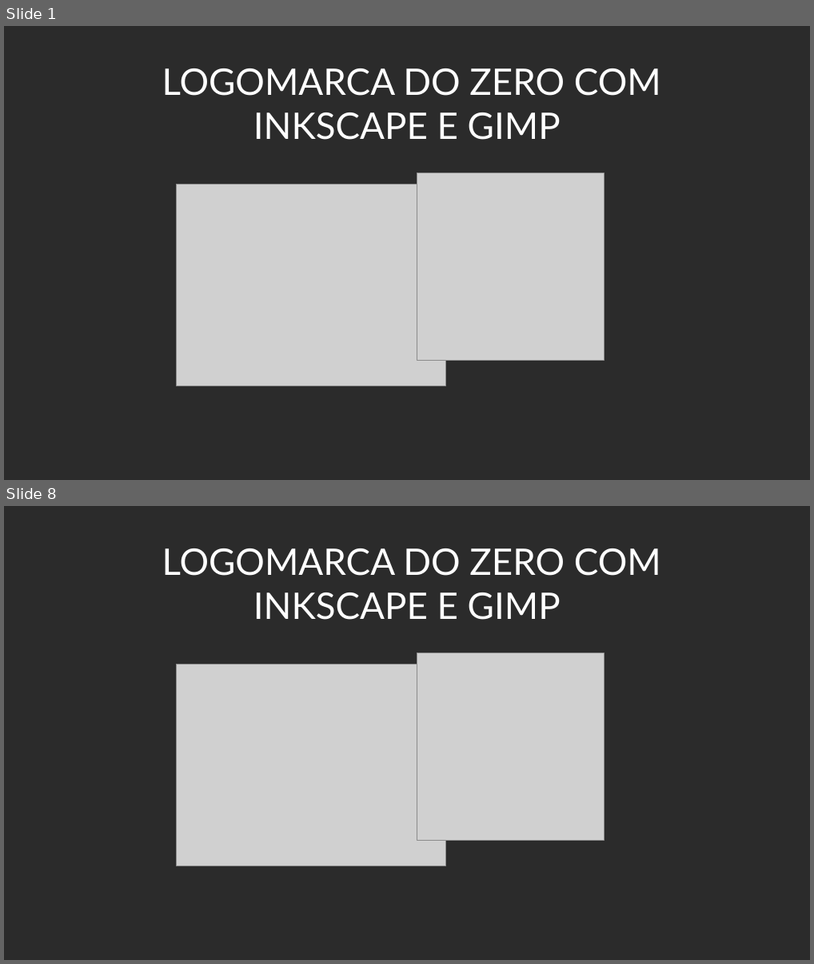
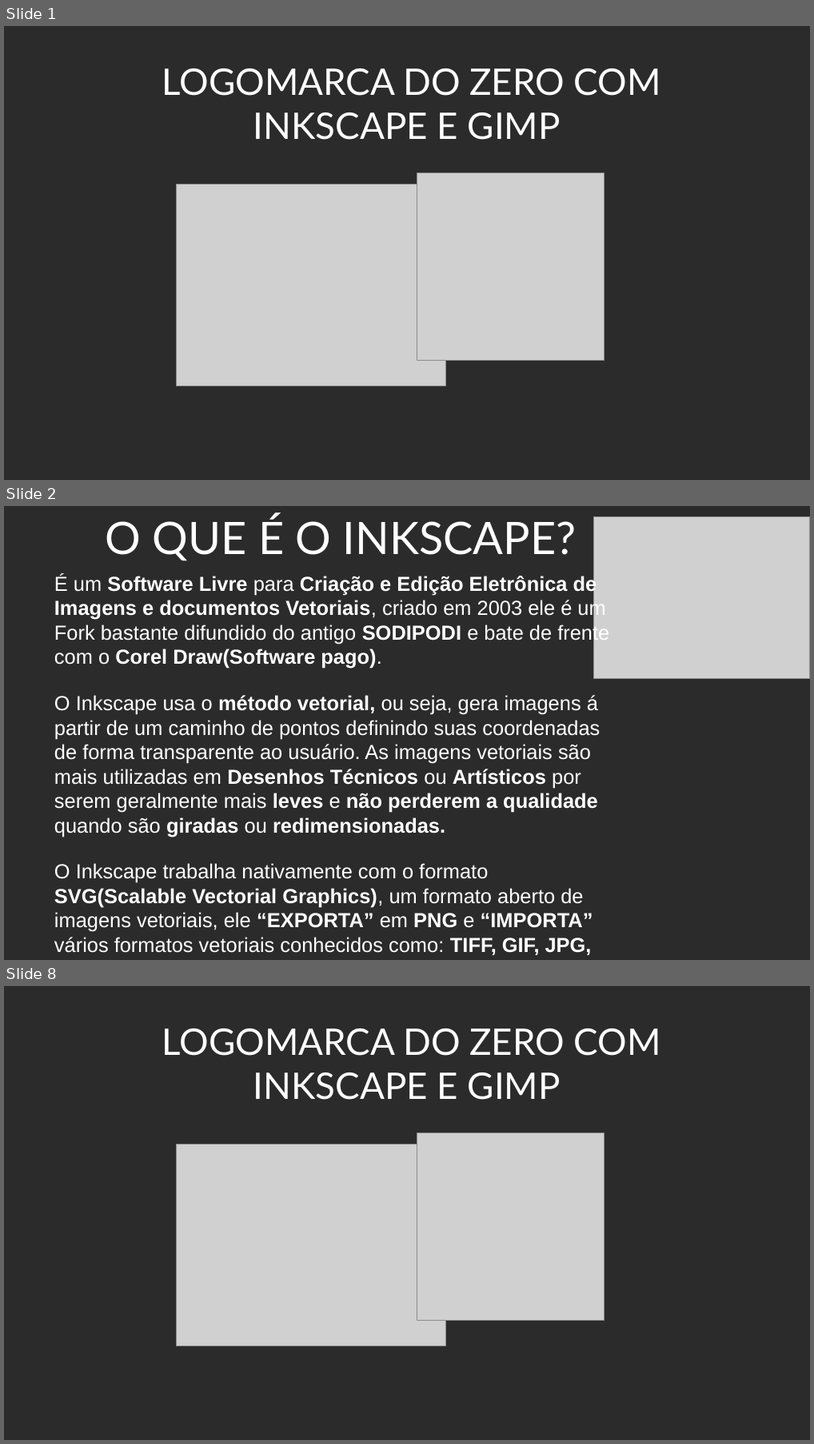
Before and after one commit to Doginnn/expotec2020, a slide deck: palestras/Expotec_2020_Criando logo INKSCAPE e GIMP.odp. Shown one above the other, each under a label of ours: slides 1 and 8 before the commit, slides 1, 2 and 8 after it; the slides between them are not shown. The pictures are 814x964 and 814x1444 pixels, drawn with LibreOffice and Linux fonts; fonts in the diff are those of the drawing; grey boxes stand for pictures; background and template pictures are left out; a plain dark background stands for a picture behind light text. Boxes give left, top, right and bottom in pixels: in the first picture for what was removed or moved away, otherwise in the second. Text is boxed around its words. In the diff, an @@ line names an element or a change of style, - is before the commit and + after.

Commit message:
[ADD]Modificando palestra logo do zero com INKSCAPE e GIMP

```diff
--- a/palestras/Expotec_2020_Criando logo INKSCAPE e GIMP.odp
+++ b/palestras/Expotec_2020_Criando logo INKSCAPE e GIMP.odp
@@ slide 2 added at box(4, 506, 810, 960), background picture (left out) @@
@@ text added at box(106, 515, 576, 561), 44 pt, text #FFFFFF @@
+O QUE É O INKSCAPE?
@@ picture added at box(594, 517, 810, 679) @@
@@ text added at box(54, 574, 610, 955), 20 pt, text #FFFFFF @@
+É um Software Livre para Criação e Edição Eletrônica de Imagens e documentos Vetoriais, criado em 2003 ele é um Fork bastante difundido do antigo SODIPODI e bate de frente com o Corel Draw(Software pago).
+O Inkscape usa o método vetorial, ou seja, gera imagens á partir de um caminho de pontos definindo suas coordenadas de forma transparente ao usuário. As imagens vetoriais são mais utilizadas em Desenhos Técnicos ou Artísticos por serem geralmente mais leves e não perderem a qualidade quando são giradas ou redimensionadas.
+O Inkscape trabalha nativamente com o formato SVG(Scalable Vectorial Graphics), um formato aberto de imagens vetoriais, ele “EXPORTA” em PNG e “IMPORTA” vários formatos vetoriais conhecidos como: TIFF, GIF, JPG, AI, PDF, PS, entre outros.
```
Also in this commit, not shown: 5 other slides added, 8 slides removed.
